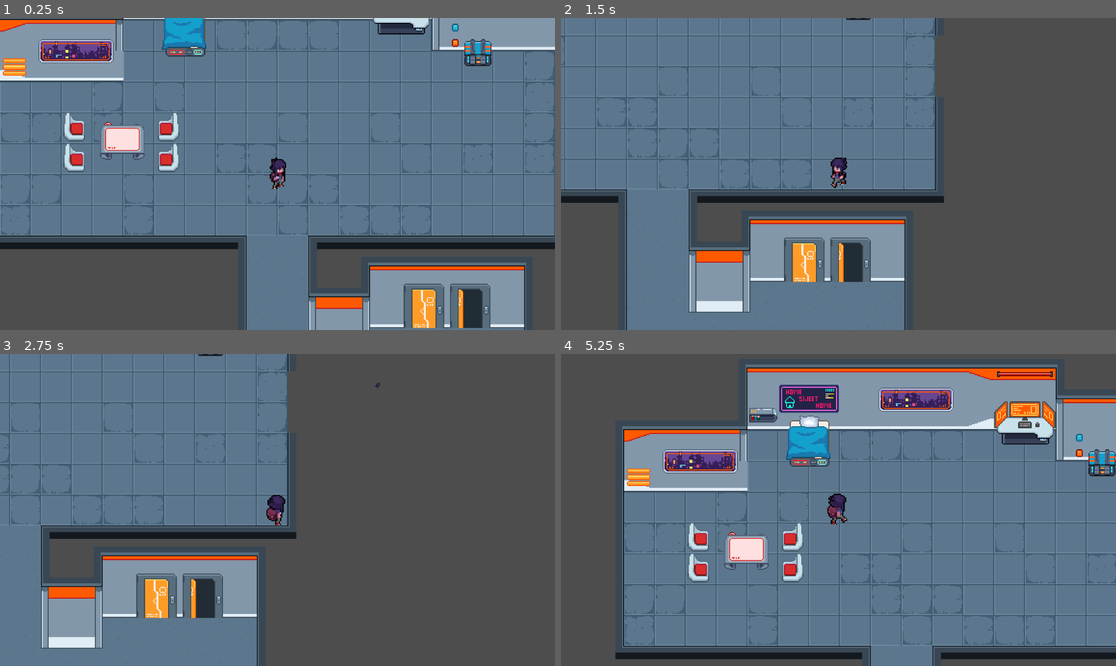
Above: before the commit, frames 1-4 (two rows, left to right).
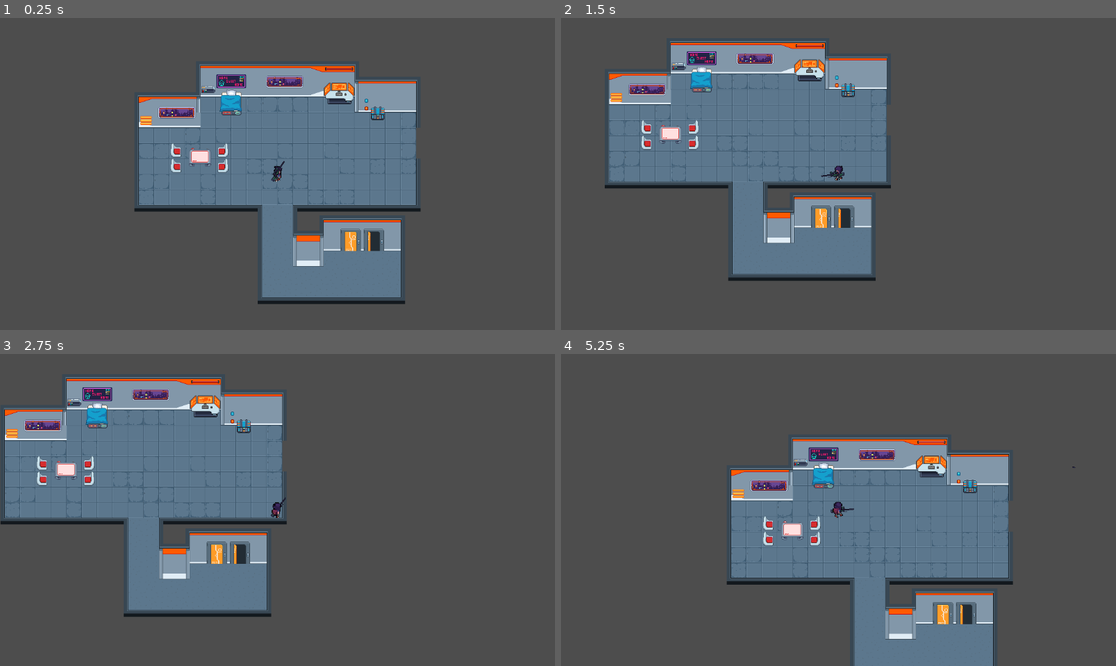
Above: after the commit, the same moments.

Repository: hellstrom01/Tripple-T
Game: Godot game, scene res://main_hub.tscn
Two runs of this game, one before a commit and one after it. Both use one fixed random seed, a clock stepped at 60 frames per second and the inputs below.
Inputs (mouse positions are in pixels of both pictures, inside the frame that each line leads up to):
- Up to frame 1 (0.25 s): no input
- Up to frame 2 (1.5 s): move the mouse to (960, 158) at 0.52 s; press the mouse at (960, 158) at 0.53 s; hold D (right) 0.53-1.28 s; move the mouse to (727, 189) at 1.27 s; release the mouse at (727, 189) at 1.28 s; hold S (down) from 1.28 s (still down); click (727, 189) at 1.35 s
- Up to frame 3 (2.75 s): move the mouse to (333, 441) at 2.02 s; release S (down) at 2.03 s; press the mouse at (333, 441) at 2.03 s; hold D (right) from 2.03 s (still down)
- Up to frame 4 (5.25 s): move the mouse to (810, 572) at 2.77 s; release D (right) at 2.78 s; release the mouse at (810, 572) at 2.78 s; hold W (up) 2.78-3.53 s; click (810, 572) at 2.85 s; move the mouse to (1005, 556) at 3.52 s; press the mouse at (1005, 556) at 3.53 s; hold A (left) 3.53-5.03 s; move the mouse to (672, 463) at 4.27 s; release the mouse at (672, 463) at 4.28 s; click (672, 463) at 4.35 s; move the mouse to (866, 510) at 5.02 s; press the mouse at (866, 510) at 5.03 s; hold S (down) from 5.03 s (still down)

The runs differ from the first frame. In frame 1, 68% of the frame differs, in the area x 0-100%, y 0-100%; in frame 2, 44%; in frame 3, 33%; in frame 4, 62%.

Commit message:
Add weapon base and two different weapons

Diff:
--- a/Player.gd
+++ b/Player.gd
@@ -1,49 +1,51 @@
 extends CharacterBody2D
 
-var movespeed = 250
+@export var movespeed := 250.0
 @export var weapon_scene: PackedScene
-var weapon: Node
-var facing_dir = "down"
 
-@onready var sprite = $AnimatedSprite2D
+var weapon: Node2D
+var facing_dir := "down"
 
-func _ready():
-	weapon = weapon_scene.instantiate()
-	add_child(weapon)   # Weapon follows the player
-	weapon.owner = self # So weapon can access player’s position
+@onready var sprite: AnimatedSprite2D = $AnimatedSprite2D
+@onready var weapon_anchor: Node2D = $WeaponAnchor
 
+func _ready() -> void:
+	if weapon_scene:
+		weapon = weapon_scene.instantiate() as Node2D
+		weapon_anchor.add_child(weapon)
+		# Let weapon know about this player if needed
+		if weapon.has_method("set_player"):
+			weapon.set_player(self)
 
 func _physics_process(delta: float) -> void:
-
-	var motion = Vector2()
-
+	var motion := Vector2.ZERO
 	if Input.is_action_pressed("up"):
 		motion.y -= 1
 	if Input.is_action_pressed("down"):
 		motion.y += 1
-
 	if Input.is_action_pressed("left"):
 		motion.x -= 1
-
 	if Input.is_action_pressed("right"):
 		motion.x += 1
 
 	velocity = motion.normalized() * movespeed
 	move_and_slide()
 
-	if Input.is_action_pressed("LMB"):
+	if Input.is_action_pressed("LMB") and weapon and weapon.has_method("shoot"):
 		weapon.shoot()
+	elif Input.is_action_just_released("LMB") and weapon:
+		weapon.release_trigger()
+
+
 
 	_update_facing_direction()
 	_update_animation(motion)
-
+	_update_weapon_layer()
 
 func _update_facing_direction() -> void:
 	var mouse_pos: Vector2 = get_global_mouse_position()
 	var to_mouse: Vector2 = (mouse_pos - global_position).normalized()
-	var angle: float = to_mouse.angle() # Radians, 0 = right
-	angle = wrapf(angle, -PI, PI)
-
+	var angle: float = wrapf(to_mouse.angle(), -PI, PI)
 
 	if angle >= -PI and angle < -2.0 * PI / 3.0:
 		facing_dir = "left_up"
@@ -63,4 +65,13 @@
 		sprite.animation = "idle_" + facing_dir
 	else:
 		sprite.animation = "walk_" + facing_dir
-	sprite.play()
+	if not sprite.is_playing():
+		sprite.play()
+
+func _update_weapon_layer() -> void:
+	if not weapon:
+		return
+	# Place gun behind player when aiming upwards
+	var aiming_up := get_global_mouse_position().y < global_position.y
+	weapon.z_index = -1 if aiming_up else 1
+	sprite.z_index = 0
--- a/player.tscn
+++ b/player.tscn
@@ -1,7 +1,7 @@
 [gd_scene load_steps=113 format=3 uid="uid://c01c3n8mm8r84"]
 
 [ext_resource type="Script" uid="uid://d2kidjo7m32vn" path="res://Player.gd" id="1_bwjto"]
-[ext_resource type="PackedScene" uid="uid://bwwnoigv4bkp7" path="res://weapon.tscn" id="2_606se"]
+[ext_resource type="PackedScene" uid="uid://bjhroagbfq3sc" path="res://sniper.tscn" id="2_bwjto"]
 [ext_resource type="Texture2D" uid="uid://bvsd2b6holrku" path="res://Sprites/Player/Idle/idle_down.png" id="3_u1c27"]
 [ext_resource type="Texture2D" uid="uid://d0lsrlwhbtxi2" path="res://Sprites/Player/Idle/idle_left_down.png" id="4_op7ga"]
 [ext_resource type="Texture2D" uid="uid://csuyijcc1x5gb" path="res://Sprites/Player/Idle/idle_left_up.png" id="5_q13i1"]
@@ -755,7 +755,7 @@
 
 [node name="Player" type="CharacterBody2D"]
 script = ExtResource("1_bwjto")
-weapon_scene = ExtResource("2_606se")
+weapon_scene = ExtResource("2_bwjto")
 
 [node name="CollisionShape2D" type="CollisionShape2D" parent="."]
 position = Vector2(0.5, -2)
@@ -765,9 +765,10 @@
 [node name="AnimatedSprite2D" type="AnimatedSprite2D" parent="."]
 scale = Vector2(1.3, 1.3)
 sprite_frames = SubResource("SpriteFrames_kb3vm")
-animation = &"idle_up"
+animation = &"idle_down"
 autoplay = "idle_down"
-frame_progress = 0.784885
 
 [node name="Camera2D" type="Camera2D" parent="."]
-zoom = Vector2(2, 2)
+
+[node name="WeaponAnchor" type="Node2D" parent="."]
+position = Vector2(-2, 3)
--- /dev/null
+++ b/shotgun.tscn
@@ -0,0 +1,21 @@
+[gd_scene load_steps=4 format=3 uid="uid://c17rye0mnbgmr"]
+
+[ext_resource type="PackedScene" uid="uid://bwwnoigv4bkp7" path="res://weapon_base.tscn" id="1_hn68x"]
+[ext_resource type="Texture2D" uid="uid://q713abrhjj4h" path="res://Sprites/Guns/guns.png" id="2_5bb75"]
+[ext_resource type="AudioStream" uid="uid://dh11jalve4y7a" path="res://Sounds/shotgun.wav" id="2_7oeqp"]
+
+[node name="Weapon" instance=ExtResource("1_hn68x")]
+fire_rate = 2.0
+automatic = false
+pellets = 10
+spread_deg = 15.0
+bullet_speed = 1500.0
+
+[node name="ShootSound" parent="." index="0"]
+stream = ExtResource("2_7oeqp")
+attenuation = 78.79333
+
+[node name="GunSprite" parent="Visual" index="0"]
+texture = ExtResource("2_5bb75")
+region_enabled = true
+region_rect = Rect2(64, 85, 32, 12)
--- /dev/null
+++ b/sniper.tscn
@@ -0,0 +1,25 @@
+[gd_scene load_steps=4 format=3 uid="uid://bjhroagbfq3sc"]
+
+[ext_resource type="PackedScene" uid="uid://bwwnoigv4bkp7" path="res://weapon_base.tscn" id="1_xcl07"]
+[ext_resource type="Texture2D" uid="uid://q713abrhjj4h" path="res://Sprites/Guns/guns.png" id="2_6jcko"]
+[ext_resource type="AudioStream" uid="uid://cec21el0t00fc" path="res://Sounds/david.wav" id="2_okkp5"]
+
+[node name="Weapon" instance=ExtResource("1_xcl07")]
+fire_rate = 1.0
+automatic = false
+bullet_speed = 2500.0
+damage = 146
+recoil_pixels = 10.0
+
+[node name="ShootSound" parent="." index="0"]
+stream = ExtResource("2_okkp5")
+volume_db = 4.039
+
+[node name="GunSprite" parent="Visual" index="0"]
+position = Vector2(-14.178978, -9.316837)
+texture = ExtResource("2_6jcko")
+region_enabled = true
+region_rect = Rect2(160, 50, 48, 14)
+
+[node name="Muzzle" parent="Visual" index="1"]
+position = Vector2(34.23652, -3.1531525)
--- a/weapon.gd
+++ b/weapon.gd
@@ -1,31 +1,109 @@
 extends Node2D
+# General weapon base for Godot 4.5 (pistol/auto/shotgun)
 
 @export var bullet_scene: PackedScene
-@export var fire_rate := 0.5
+
+# Fire behavior
+@export var fire_rate := 8.0          # shots per second
+@export var automatic := true         # true = hold-to-fire, false = semi-auto (one shot per press)
+@export var pellets := 1              # shotgun: >1
+@export var spread_deg := 0.0         # random spread cone (degrees)
+
+# Ballistics / feel
 @export var bullet_speed := 1000.0
+@export var damage := 10
+@export var recoil_pixels := 5.0
+@export var recoil_time := 0.08
 
+# Nodes (scene structure must be: Weapon -> Visual -> (GunSprite, Muzzle -> MuzzleFlash))
+@onready var visual: Node2D = $Visual
+@onready var gun_sprite: Sprite2D = $Visual/GunSprite
+@onready var muzzle: Marker2D = $Visual/Muzzle
+@onready var muzzle_flash: Sprite2D = $Visual/Muzzle/MuzzleFlash
 @onready var shoot_sound: AudioStreamPlayer2D = $ShootSound
+@onready var fire_timer: Timer = $FireTimer
 
-var time_since_last_shot := 0.0
+var player: Node2D
+var recoil_tween: Tween
+var flash_tween: Tween
+
+# Semi-auto trigger lock
+var _trigger_locked := false
+
+
+func set_player(p: Node2D) -> void:
+	player = p
+
+func _ready() -> void:
+	fire_timer.one_shot = true
+	fire_timer.wait_time = 1.0 / max(0.01, fire_rate)
+	visual.scale = Vector2.ONE
 
 func _process(delta: float) -> void:
-	time_since_last_shot += delta
+	_aim_at_mouse()
 
+func _aim_at_mouse() -> void:
+	var to_mouse := get_global_mouse_position() - global_position
+	rotation = to_mouse.angle()  # rotate whole weapon
+	# Flip whole visual when aiming left so sprite isn't upside down
+	var left_side = abs(rad_to_deg(rotation)) > 90.0
+	visual.scale.y = -1.0 if left_side else 1.0
+
+# Call this every frame while fire input is held (Player handles input).
+# For semi-auto, also call release_trigger() when button is released.
 func shoot() -> void:
-	if time_since_last_shot < fire_rate:
+	if not automatic and _trigger_locked:
 		return
-	time_since_last_shot = 0.0
+	if fire_timer.is_stopped():
+		_fire_once()
+		fire_timer.start()
+		if not automatic:
+			_trigger_locked = true
 
-	var bullet = bullet_scene.instantiate()
-	get_tree().current_scene.add_child(bullet)
+func release_trigger() -> void:
+	_trigger_locked = false
 
-	# Start bullet in front of player
-	bullet.global_position = owner.global_position
+func _fire_once() -> void:
+	if not bullet_scene:
+		return
 
-	# Aim at mouse
-	var dir = (get_global_mouse_position() - owner.global_position).normalized()
-	bullet.velocity = dir * bullet_speed
-	bullet.rotation = dir.angle()
+	var base_dir := (get_global_mouse_position() - muzzle.global_position).normalized()
 
-	if shoot_sound.stream:
+	for i in pellets:
+		var offset_rad := deg_to_rad(randf_range(-spread_deg * 0.5, spread_deg * 0.5))
+		var dir := base_dir.rotated(offset_rad)
+
+		var bullet := bullet_scene.instantiate()
+		get_tree().current_scene.add_child(bullet)
+		bullet.global_position = muzzle.global_position
+		bullet.rotation = dir.angle()
+		if "velocity" in bullet:
+			bullet.velocity = dir * bullet_speed
+		if "damage" in bullet:
+			bullet.damage = damage
+
+	if shoot_sound and shoot_sound.stream:
+		shoot_sound.pitch_scale = randf_range(0.97, 1.03)
 		shoot_sound.play()
+
+	_play_muzzle_flash()
+	_play_recoil()
+
+func _play_muzzle_flash() -> void:
+	if not muzzle_flash:
+		return
+	muzzle_flash.visible = true
+	var t = create_tween()
+	t.tween_interval(0.05)  # show briefly
+	t.tween_callback(func (): muzzle_flash.visible = false)
+
+
+
+func _play_recoil() -> void:
+	if recoil_tween and recoil_tween.is_running():
+		recoil_tween.kill()
+	var dir := Vector2.RIGHT.rotated(rotation)  # gun art points right by default
+	var out_pos := -dir * recoil_pixels
+	recoil_tween = create_tween().set_trans(Tween.TRANS_QUAD).set_ease(Tween.EASE_OUT)
+	recoil_tween.tween_property(self, "position", out_pos, recoil_time * 0.5)
+	recoil_tween.tween_property(self, "position", Vector2.ZERO, recoil_time * 0.5)
--- a/weapon.tscn
+++ /dev/null
@@ -1,15 +0,0 @@
-[gd_scene load_steps=4 format=3 uid="uid://bwwnoigv4bkp7"]
-
-[ext_resource type="Script" uid="uid://dnj31361blrw0" path="res://weapon.gd" id="1_swcir"]
-[ext_resource type="PackedScene" uid="uid://br603hkref2j4" path="res://bullet.tscn" id="2_o2wld"]
-[ext_resource type="AudioStream" uid="uid://cayho32g6ehmi" path="res://Sounds/aj.wav" id="3_8xwfw"]
-
-[node name="Weapon" type="Node2D"]
-script = ExtResource("1_swcir")
-bullet_scene = ExtResource("2_o2wld")
-
-[node name="ShootSound" type="AudioStreamPlayer2D" parent="."]
-stream = ExtResource("3_8xwfw")
-volume_db = -7.068
-pitch_scale = 1.08
-attenuation = 28.840023
--- /dev/null
+++ b/weapon_base.tscn
@@ -0,0 +1,38 @@
+[gd_scene load_steps=6 format=3 uid="uid://bwwnoigv4bkp7"]
+
+[ext_resource type="Script" uid="uid://dnj31361blrw0" path="res://weapon.gd" id="1_ucd8r"]
+[ext_resource type="PackedScene" uid="uid://br603hkref2j4" path="res://bullet.tscn" id="2_i27b3"]
+[ext_resource type="AudioStream" uid="uid://cyp6hctbllhbm" path="res://Sounds/shoot_sound.wav" id="3_c8py1"]
+[ext_resource type="Texture2D" uid="uid://f3rxvron6c7t" path="res://Sprites/Guns/Gun1.png" id="4_mhi6l"]
+[ext_resource type="Texture2D" uid="uid://bbxhe3rx06etx" path="res://Sprites/Guns/effects.png" id="5_fiohk"]
+
+[node name="Weapon" type="Node2D"]
+script = ExtResource("1_ucd8r")
+bullet_scene = ExtResource("2_i27b3")
+
+[node name="ShootSound" type="AudioStreamPlayer2D" parent="."]
+stream = ExtResource("3_c8py1")
+volume_db = -7.068
+pitch_scale = 1.08
+attenuation = 28.840023
+
+[node name="FireTimer" type="Timer" parent="."]
+one_shot = true
+
+[node name="Visual" type="Node2D" parent="."]
+
+[node name="GunSprite" type="Sprite2D" parent="Visual"]
+position = Vector2(-3, -6)
+texture = ExtResource("4_mhi6l")
+centered = false
+
+[node name="Muzzle" type="Marker2D" parent="Visual"]
+position = Vector2(18.020851, -2.5389252)
+
+[node name="MuzzleFlash" type="Sprite2D" parent="Visual/Muzzle"]
+visible = false
+position = Vector2(4, 0)
+scale = Vector2(0.2, 0.2)
+texture = ExtResource("5_fiohk")
+region_enabled = true
+region_rect = Rect2(91, 14, 36, 22)
Binary file added: Sprites/Guns/effects.png
Not shown: 1 places in bullet.tscn that only renumber resources
Not shown: 1 places in world.tscn that only renumber resources
Not shown, added: Sounds/david.wav
Not shown, added: Sounds/shotgun.wav
